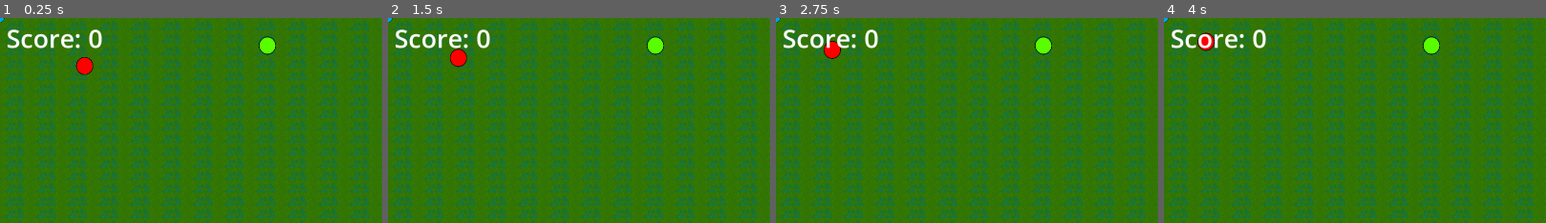
Above: before the commit, frames 1-4 (left to right).
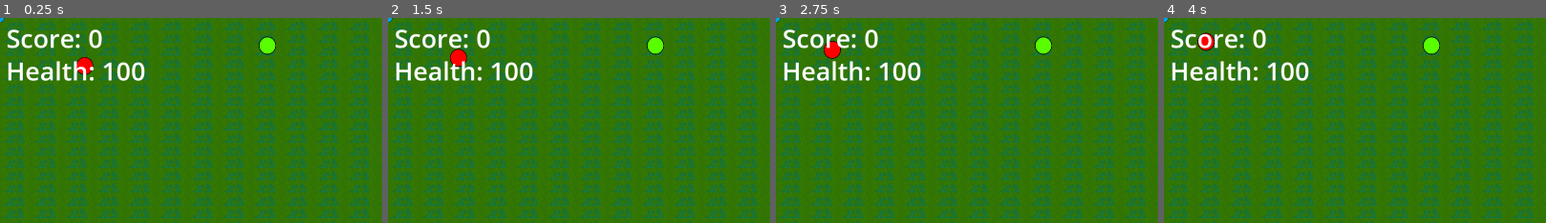
Above: after the commit, the same moments.

Repository: jameshi16/neuro-game-jam
Game: Godot game, scene res://main.tscn
Same seed, same stepped clock (60 frames per second), same inputs: the game is played once before the commit and once after it.
Inputs:
- Up to frame 1 (0.25 s): no input
- Up to frame 2 (1.5 s): tap Enter at 0.5 s; hold D (move_right) 0.53-1.28 s; hold Shift (sprint) 0.53-1.28 s; tap Space at 1.25 s; hold S (move_down) from 1.28 s (still down); tap Shift (sprint) at 1.35 s
- Up to frame 3 (2.75 s): tap Enter at 2 s; release S (move_down) at 2.03 s; hold D (move_right) from 2.03 s (still down); hold Shift (sprint) from 2.03 s (still down)
- Up to frame 4 (4 s): tap Space at 2.75 s; release D (move_right) at 2.78 s; release Shift (sprint) at 2.78 s; hold W (move_up) 2.78-3.53 s; tap Shift (sprint) at 2.85 s; hold A (move_left) from 3.53 s (still down); hold Shift (sprint) from 3.53 s (still down)
The pictures show only the part of the screen within x 0-50%, y 0-50%; the shares and areas given below are measured in that part.

The runs differ from the first frame. In frame 1, 1.5% of the frame differs, in the area x 2-38%, y 20-31%; in frame 2, 1.5%; in frame 3, 1.5%; in frame 4, 1.5%.

Commit message:
Health text + Bugfix for respawning

Diff:
--- a/hud.gd
+++ b/hud.gd
@@ -12,4 +12,7 @@
 
 
 func update_score(score: int):
-	$RichTextLabel.text = "Score: %d" % score
+	$Score.text = "Score: %d" % score
+
+func update_health(health: int):
+	$Health.text = "Health: %d" % health
--- a/hud.tscn
+++ b/hud.tscn
@@ -5,10 +5,19 @@
 [node name="HUD" type="CanvasLayer"]
 script = ExtResource("1_syl3g")
 
-[node name="RichTextLabel" type="RichTextLabel" parent="."]
+[node name="Score" type="RichTextLabel" parent="."]
 offset_left = 16.0
 offset_top = 6.0
 offset_right = 310.0
 offset_bottom = 94.0
 theme_override_font_sizes/normal_font_size = 64
 text = "Score: 0"
+
+[node name="Health" type="RichTextLabel" parent="."]
+offset_left = 15.0
+offset_top = 88.0
+offset_right = 389.0
+offset_bottom = 190.0
+size_flags_horizontal = 0
+theme_override_font_sizes/normal_font_size = 64
+text = "Health: 100"
--- a/main.gd
+++ b/main.gd
@@ -73,6 +73,11 @@
 
 
 func reset():
+	items_to_collect = []
+	$Player.reset(Vector2(0, 0))
+	score = 0
+	$UI.update_health(100)
+
 	for n in 10:
 		var item_position = Vector2(
 			randf_range(0, tilemap_size.x * tilemap_scale.x),
@@ -88,3 +93,11 @@
 
 	# HACK+debug: make player the enemy follower target
 	$MeleeEnemy.target = $Player
+
+
+func _on_player_hit():
+	$UI.update_health($Player.health)
+
+func _on_player_player_died():
+	# TODO: need a reset here
+	reset()
--- a/main.tscn
+++ b/main.tscn
@@ -471,6 +471,7 @@
 
 [node name="Player" parent="." instance=ExtResource("4_85l7j")]
 z_index = 1
+knockback_speed = 1000
 
 [node name="TileMap" type="TileMap" parent="."]
 scale = Vector2(5, 5.988)
@@ -489,3 +490,6 @@
 
 [node name="MeleeEnemy" parent="." instance=ExtResource("8_u7qr8")]
 position = Vector2(669, 380)
+
+[connection signal="hit" from="Player" to="." method="_on_player_hit"]
+[connection signal="player_died" from="Player" to="." method="_on_player_player_died"]
--- a/player.gd
+++ b/player.gd
@@ -1,5 +1,6 @@
 extends Area2D
 signal hit
+signal player_died
 
 # add a variable that adjusts speed
 
@@ -63,6 +64,7 @@
 
 
 func reset(pos):
+	acceleration = Vector2(0, 0)
 	reset_camera_view()
 	position = pos
 	show()
@@ -73,7 +75,10 @@
 
 func check_game_over():
 	if health <= 0:
-		reset(Vector2(0, 0))
+		keys_disabled = true
+		$KnockbackTimer.stop()
+		player_died.emit()
+		# reset(Vector2(0, 0))
 
 
 func knockback(enemy_pos: Vector2):
@@ -92,6 +97,7 @@
 	if area is MeleeEnemy:
 		health -= 10
 		knockback(area.position)
+		hit.emit()
 	pass  # Replace with function body.
 
 
--- a/player.tscn
+++ b/player.tscn
@@ -21,7 +21,6 @@
 [node name="Player" type="Area2D"]
 scale = Vector2(0.5, 0.5)
 script = ExtResource("1_f3dqi")
-knockback_speed = 3000
 
 [node name="AnimatedSprite2D" type="AnimatedSprite2D" parent="."]
 sprite_frames = SubResource("SpriteFrames_1ji3o")
@@ -36,6 +35,7 @@
 
 [node name="KnockbackTimer" type="Timer" parent="."]
 wait_time = 0.1
+one_shot = true
 
 [connection signal="area_shape_entered" from="." to="." method="_on_area_shape_entered"]
 [connection signal="body_entered" from="." to="." method="_on_body_entered"]
